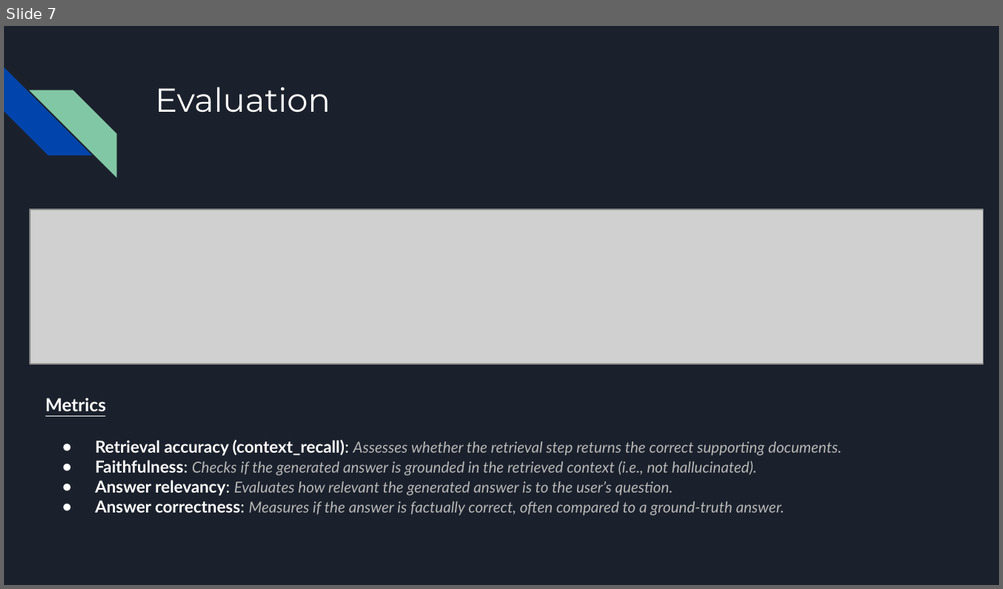
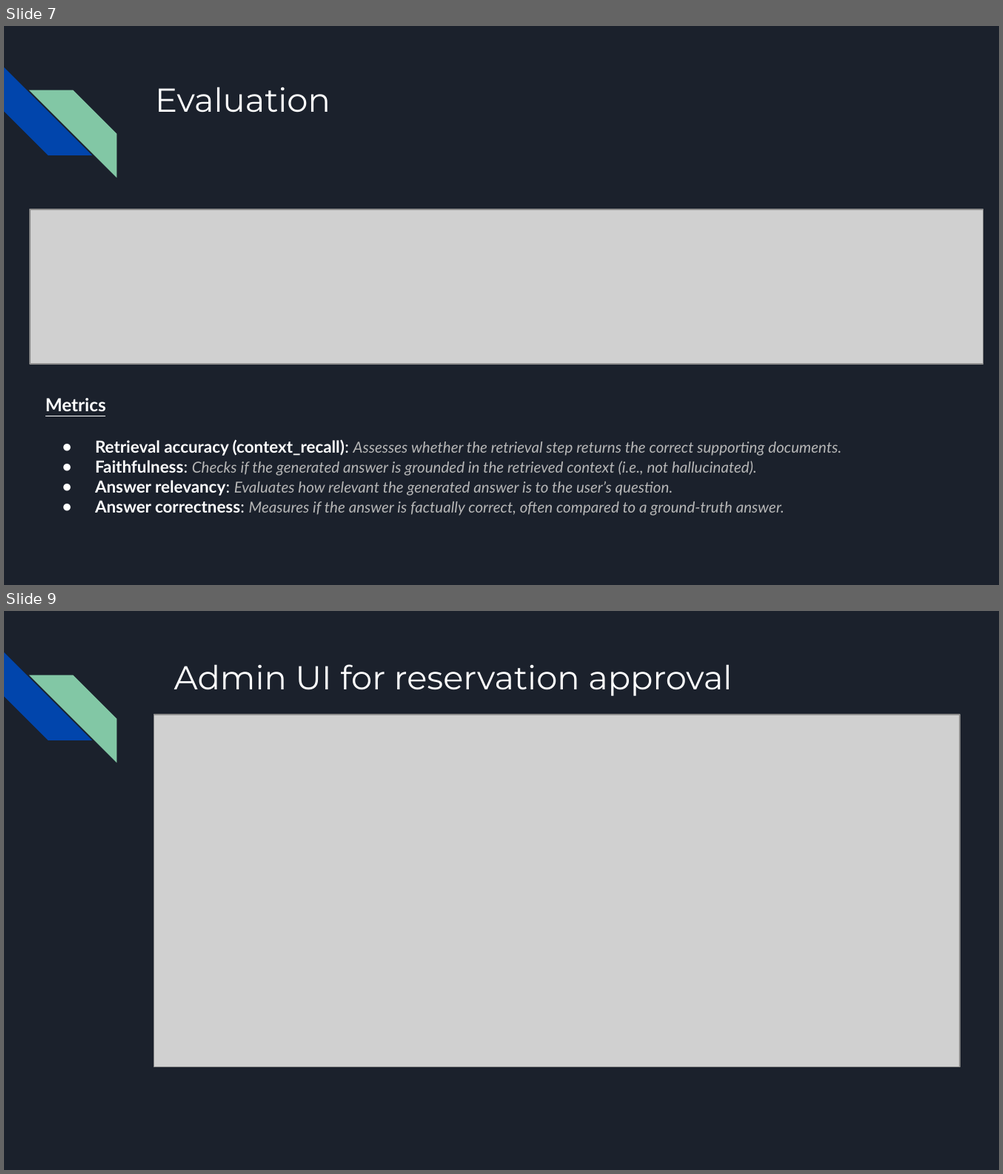
Before and after one commit to 1amG4bor/ai-parking-space-reservation, a slide deck: APSR-Presentation.pptx. Shown one above the other, each under a label of ours: slide 7 before the commit, slides 7 and 9 after it; the slides between them are not shown. The pictures are 1003x589 and 1003x1174 pixels, drawn with LibreOffice and Linux fonts; fonts in the diff are those of the drawing; grey boxes stand for pictures. Boxes give left, top, right and bottom in pixels: in the first picture for what was removed or moved away, otherwise in the second. Text is boxed around its words. In the diff, an @@ line names an element or a change of style, - is before the commit and + after.

```diff
--- a/APSR-Presentation.pptx
+++ b/APSR-Presentation.pptx
@@ slide 9 added at (x1=4, y1=611, x2=999, y2=1170), background #1B212C; not listed: 2 template elements that a slide beside it also shows @@
@@ title added at (x1=174, y1=664, x2=731, y2=696), 24 pt, text #FFFFFF @@
+Admin UI for reservation approval
@@ picture added at (x1=154, y1=715, x2=960, y2=1068) @@
```
Also in this commit, not shown: 1 slide changed, 2 other slides added, 19 other files.
